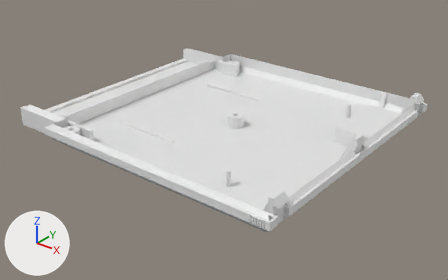
Renders of the Blender file nes/nes_cart_bottom.blend from each side of a commit.
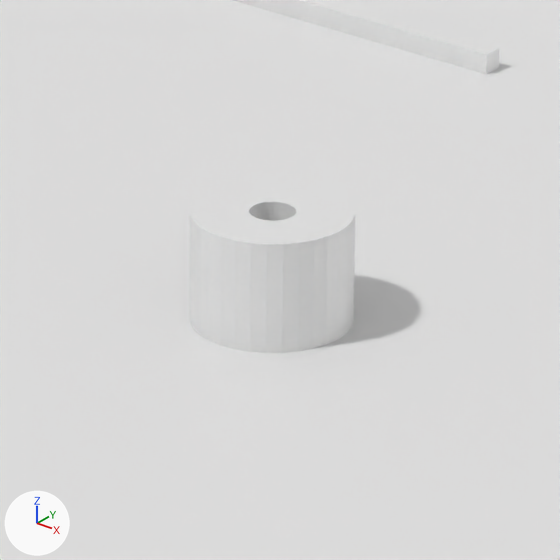
There are two pictures of each version: one whole from a 50 mm camera at (272.4, -218.5, 129.1) aimed at (123.1, -31.9, 13.4), one close up on the part from 46% to 59% of the width and 33% to 54% of the height. The lights are fixed; the arrows at lower left show +X, +Y and +Z.
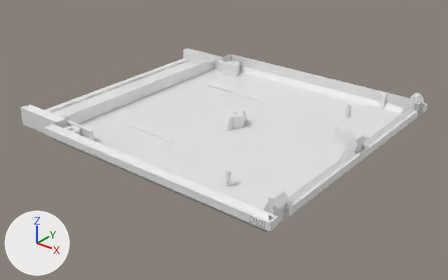
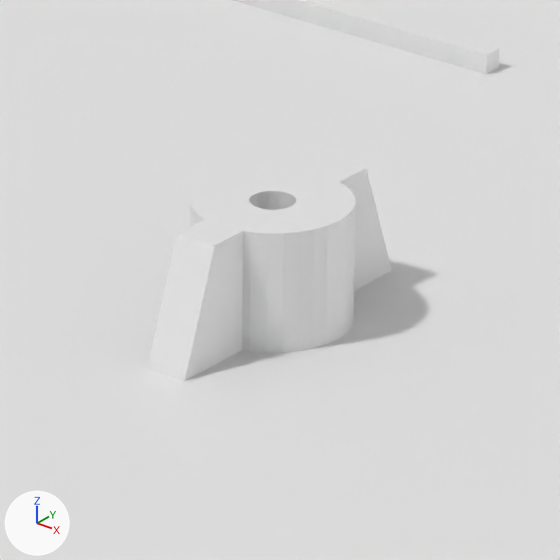
Edits to the bpy script that builds the scene:
```text
Change me_cylinder_005:
    where me_cylinder_005.from_pydata(...)  # 192 vertices, 102 faces; spans x -3.5..3.5, y -3.5..3.5, z -1.0..4.0
    used by ob_cylinder_005; location = (126.57, -28.47, 21.0)
    me_cylinder_005 part 1: all 64 vertices in x -3.5..3.5, y -3.5..3.5, z 4.0 are moved by (0.0, 0.0, 0.5)
Add me_cube_074:
    me_cube_074.from_pydata([(-3.27, -1.0, -8.0), (0.47, 0.0, -8.0), (-3.27, 1.0, -8.0), (-1.27, -1.0, -2.5), (-1.27, 1.0, -2.5), (0.53, 0.68, -8.0), (0.73, 1.0, -8.0), (0.73, -1.0, -8.0), (0.53, -0.68, -8.0), (0.63, 1.0, -2.5), (0.63, 1.0, -8.0), (0.73, 1.0, -8.0), (0.53, -0.68, -2.5), (0.47, 0.0, -2.5), (0.63, -1.0, -2.5), (0.53, 0.68, -2.5), (0.63, -1.0, -8.0), (0.73, -1.0, -8.0)], [], [(6, 2, 4, 9, 10, 11), (9, 4, 3, 14, 12, 13, 15), (14, 3, 0, 7, 17, 16), (7, 0, 2, 6), (4, 2, 0, 3), (17, 7, 6, 11), (13, 1, 5, 15), (15, 5, 10, 9), (16, 8, 12, 14), (12, 8, 1, 13), (11, 10, 5, 1, 8, 16, 17)])
Add me_cube_073:
    me_cube_073.from_pydata([(-3.27, -1.0, -8.0), (-3.27, 1.0, -8.0), (-1.27, -1.0, -2.5), (-1.27, 1.0, -2.5), (0.73, 1.0, -8.0), (0.73, -1.0, -8.0), (0.53, -0.68, -8.0), (0.47, 0.0, -8.0), (0.53, 0.68, -8.0), (0.63, 1.0, -2.5), (0.63, 1.0, -8.0), (0.73, 1.0, -8.0), (0.53, -0.68, -2.5), (0.47, 0.0, -2.5), (0.63, -1.0, -2.5), (0.53, 0.68, -2.5), (0.63, -1.0, -8.0), (0.73, -1.0, -8.0)], [], [(4, 1, 3, 9, 10, 11), (9, 3, 2, 14, 12, 13, 15), (14, 2, 0, 5, 17, 16), (5, 0, 1, 4), (3, 1, 0, 2), (17, 5, 4, 11), (16, 6, 12, 14), (12, 6, 7, 13), (13, 7, 8, 15), (15, 8, 10, 9), (11, 10, 8, 7, 6, 16, 17)])
Add ob_cube_074:
    ob_cube_074 = bpy.data.objects.new('Cube.074', me_cube_074)
    ob_cube_074.location = (126.57, -24.5, 28.0)
    ob_cube_074.rotation_euler = (0.0, 0.0, 4.712)  # degrees (0, 0, 270)
Add ob_cube_073:
    ob_cube_073 = bpy.data.objects.new('Cube.073', me_cube_073)
    ob_cube_073.location = (126.57, -32.44, 28.0)
    ob_cube_073.rotation_euler = (0.0, 0.0, 1.571)  # degrees (0, 0, 90)
```

Changed parts and their boxes (x1, y1, x2, y2) in the close-ups (560 x 560 px):
'Cylinder.005', reshaped (6% taller): before (190, 179, 355, 353); after (190, 168, 355, 353)
'Cube.073', added: after (147, 219, 243, 381)
'Cube.074', added: after (303, 157, 392, 291)
